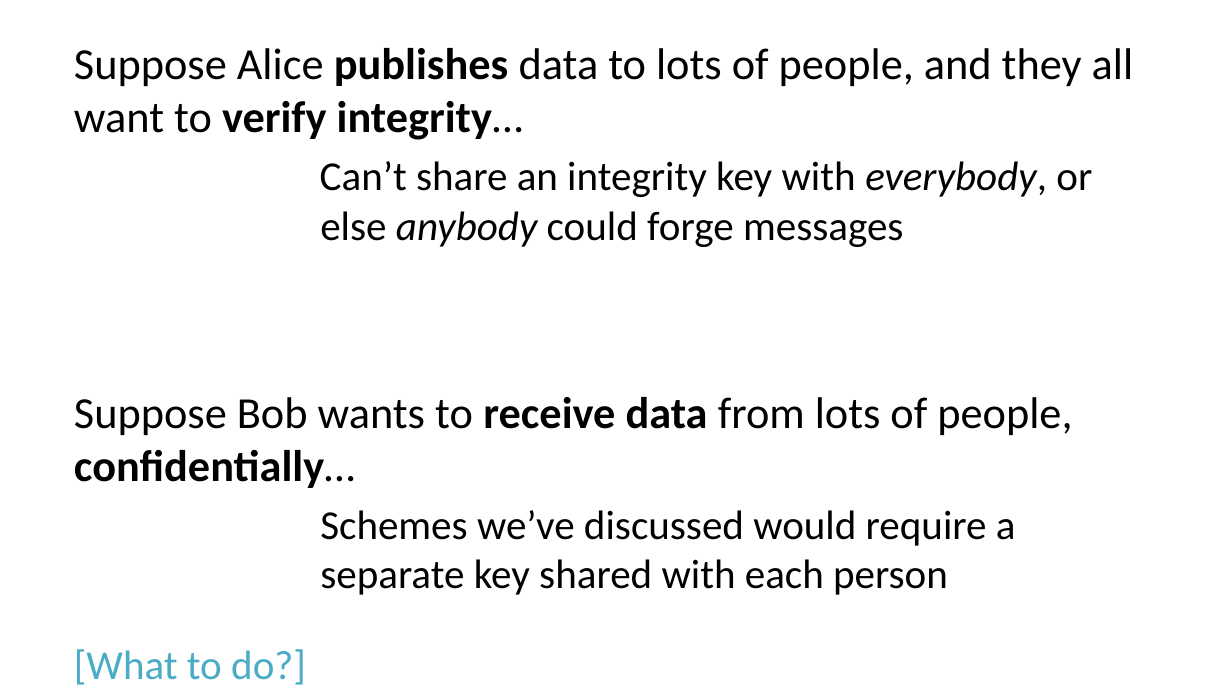
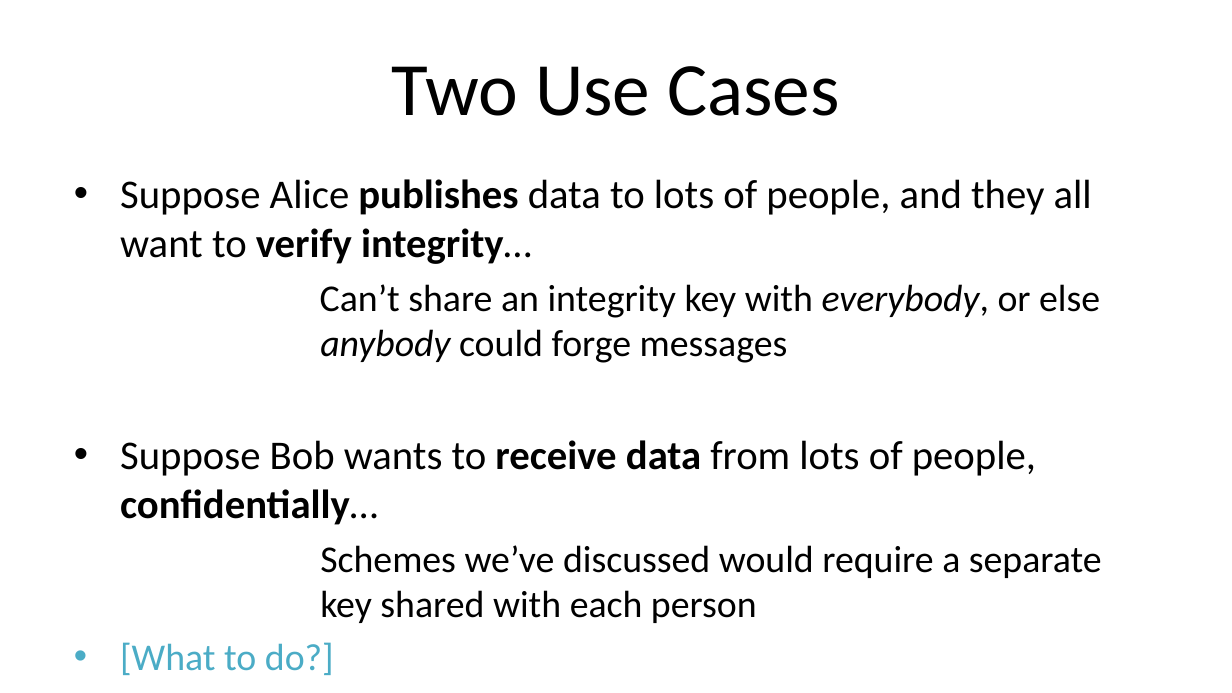
Before and after one commit to noise-lab/security-course, a slide deck: slide 4 of fall2016/lectures/6-PublicKey.pptx (slide 6 before the commit). Drawn at 1232x693 pixels with LibreOffice and Linux fonts; fonts in the diff are those of the drawing. Boxes give left, top, right and bottom in pixels: in the first picture for what was removed or moved away, otherwise in the second. Text is boxed around its words. In the diff, an @@ line names an element or a change of style, - is before the commit and + after.

```diff
--- a/fall2016/lectures/6-PublicKey.pptx
+++ b/fall2016/lectures/6-PublicKey.pptx
@@ title added at [392, 66, 839, 116], 44 pt, text #000000 @@
+Two Use Cases
@@ text "Suppose Alice publishes data to ...": place and size @@
-text "Suppose Alice publishes data to ..." at [74, 48, 1134, 595]
+text "Suppose Alice publishes data to ..." at [120, 179, 1102, 623]
@@ text "Suppose Alice publishes data to ..." at [120, 179, 1102, 623]: size 25.9 to 23.8 pt in "Suppose Alice publishes data to lots of ...", "Suppose Bob wants to receive data from ..."; size 24.1 to 22.1 pt in "Can’t share an integrity key with everybody, ...", "Schemes we’ve discussed would require a separate ...", "[What to do?]"; bullet none to •; less space between paragraphs @@
```
Also in this commit, not shown: 31 other slides changed, 5 slides added, 4 slides removed, 1 other file.
